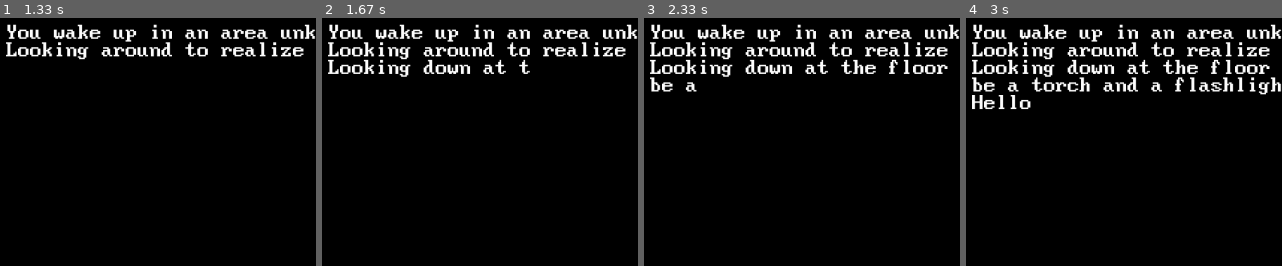
Above: before the commit, frames 1-4 (left to right).
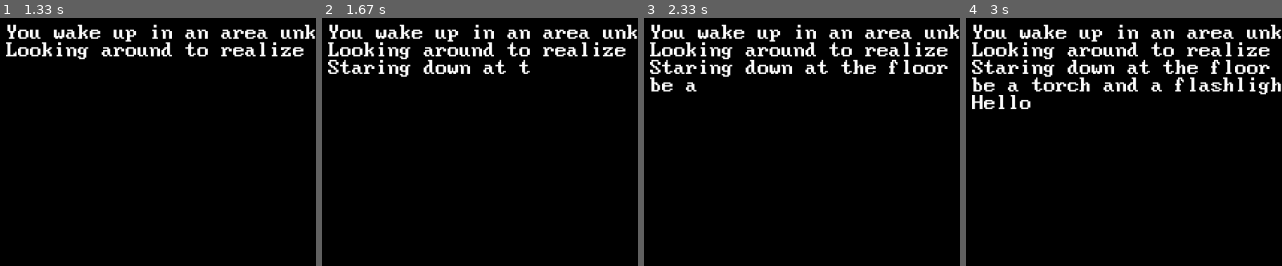
Above: after the commit, the same moments.

Repository: mortalglitch/reflections-cyoa
Game: pygame game, started from main.py
The game is run twice, just before and just after one commit, with the same random seed, the same clock (stepped at 60 frames per second) and the same inputs. The source is Python 2; it was converted automatically to run under Python 3.
Inputs (mouse positions are % of the whole screen's width and height, from its top left):
- Up to frame 1 (1.33 s): click (71, 92) at 0.38 s; click (72, 57) at 0.72 s
- Up to frame 2 (1.67 s): no input
- Up to frame 3 (2.33 s): click (71, 92) at 2.05 s
- Up to frame 4 (3 s): click (64, 77) at 2.38 s
The pictures show only the part of the screen within x 0-50%, y 0-50%; the shares and areas given below are measured in that part.

Frame 1 is identical in both runs. In frame 2, 0.4% of the frame differs, in the area x 1-17%, y 16-23%; in frame 3, 0.4%; in frame 4, 0.4%.

Commit message:
Added the beginnings of the class sections and the story_parser. Parser is incomplete but needs a fresh set of eyes.

Diff:
--- a/main.py
+++ b/main.py
@@ -6,6 +6,7 @@
 
 from src.button import Button
 from src.fancy_text import FancyText
+from src.story_parser import story_parser
 from config.default_config import SCREEN_HEIGHT, SCREEN_WIDTH, FONT, STORY
 
 game_frame = 0
@@ -30,11 +31,12 @@
         "Looking around to realize it is a [#c-255,0,0#] [#shake#] dark cave [#reset#]"
     )
     test_section.append(
-        "Looking down at the floor you notice what appears to [#newline#] be a torch and a flashlight."
+        "Staring down at the floor you notice what appears to [#newline#] be a torch and a flashlight."
     )
 
     newFancyText = FancyText(FONT, screen, test_section, objects)
 
+    story_parser(STORY)
     ## Button Testing
     customButton = Button(
         440,
--- /dev/null
+++ b/src/section.py
@@ -0,0 +1,6 @@
+class Section:
+    def __init__(self, title, text_block, choices=None, is_end=False):
+        self.title = title
+        self.text_block = text_block
+        self.choices = choices
+        self.is_end = is_end
--- /dev/null
+++ b/src/story_parser.py
@@ -0,0 +1,15 @@
+import re
+
+from src.section import Section
+
+
+def story_parser(file):
+    # Make a list of sections and return them to main
+    sections = []
+    current_story = ""
+    with open(file) as f:
+        current_story = f.read()
+
+    # The current regex method is failing due to striping the wrapper need another method.
+    # section_list = re.split(r"\[%S (.*?) %]", current_story)
+    print(current_story)
--- a/story_files/demo_story.txt
+++ b/story_files/demo_story.txt
@@ -12,6 +12,7 @@
 [%S Flashlight %]
 You look over the flashlight and it seems to be in decent condition. It does look a little strange though. This flashlight has both a sliding switch and a button.
 There is a [#c-0,255,0#] [#shake#] strong pungent smell [#reset#] in the air.
+[%C Push button :: Push button %][%C Flip switch :: Flip switch %]
 
 [%S Try to light %]
 Despite the lack of experience with a flint and steel you were able to successfully light the torch. Unfortunately you  …(215 unchanged characters)…
